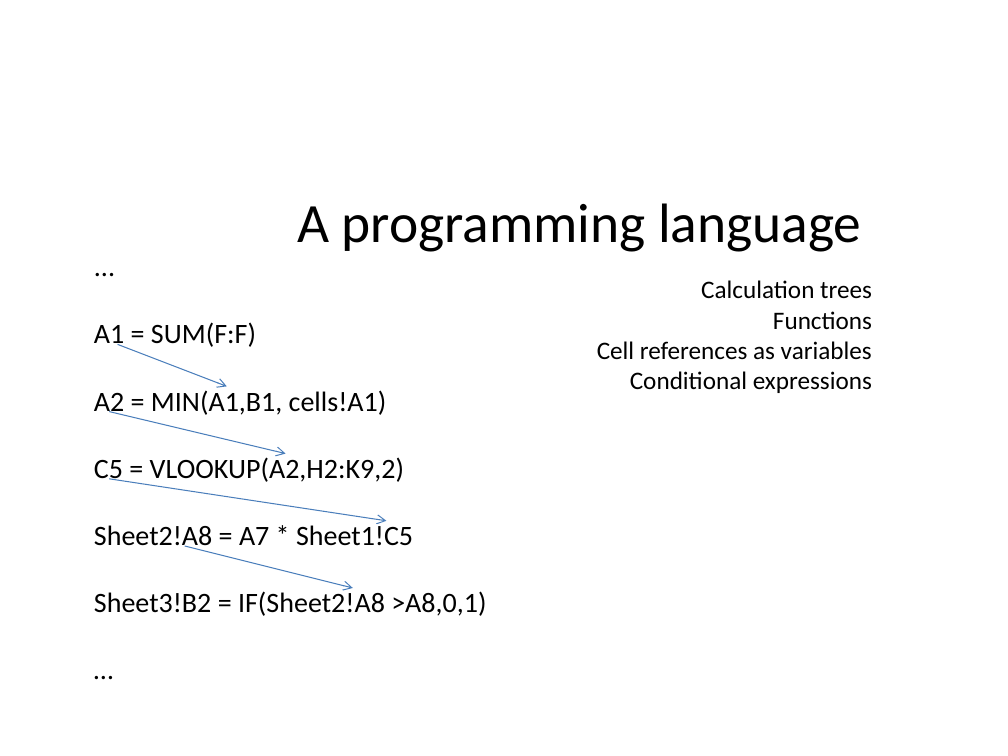
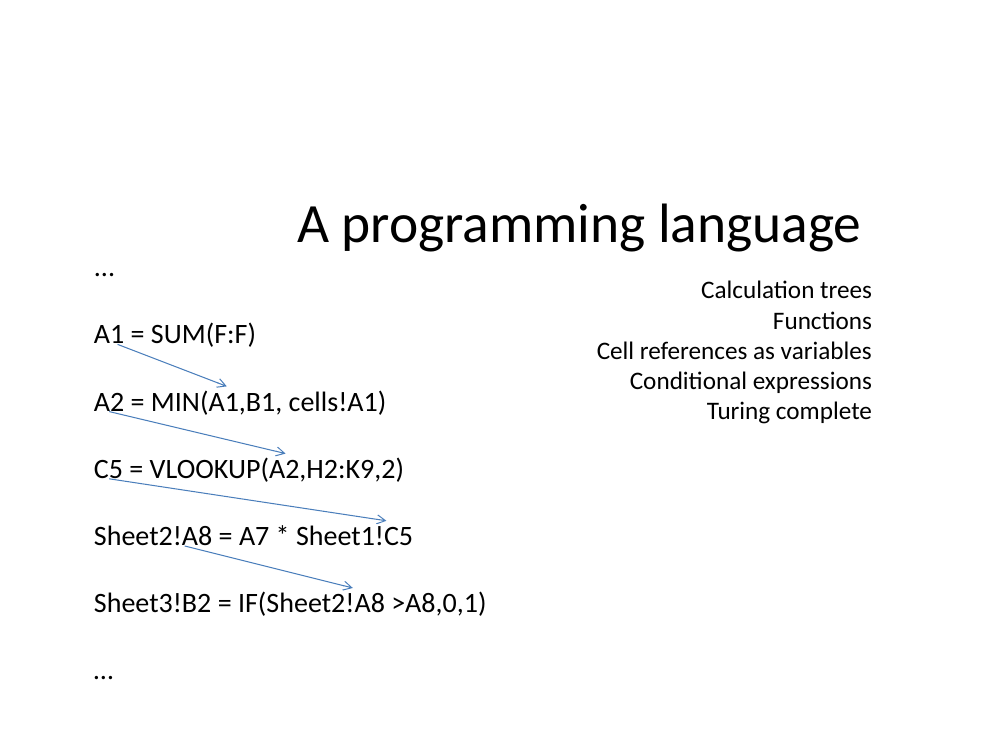
Before and after one commit to spreadsheetlab/XLGrammarPaper, a slide deck: slide 4 of presentation/XLParser.pptx (slide 3 before the commit). Drawn at 1008x756 pixels with LibreOffice and Linux fonts; fonts in the diff are those of the drawing; background and template pictures are left out. Boxes give left, top, right and bottom in pixels: in the first picture for what was removed or moved away, otherwise in the second. Text is boxed around its words. In the diff, an @@ line names an element or a change of style, - is before the commit and + after.

```diff
--- a/presentation/XLParser.pptx
+++ b/presentation/XLParser.pptx
@@ text at bbox=[707, 401, 872, 424]: paragraph added @@
+Turing complete
```
Also in this commit, not shown: 6 other slides changed, 4 slides added, 1 slide removed.
